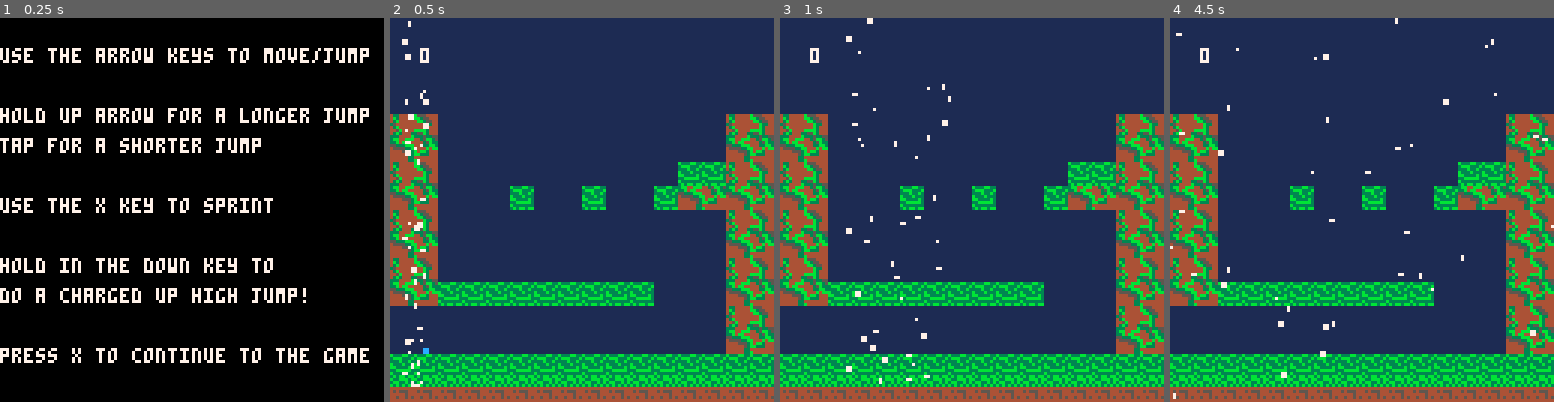
Above: before the commit, frames 1-4 (left to right).
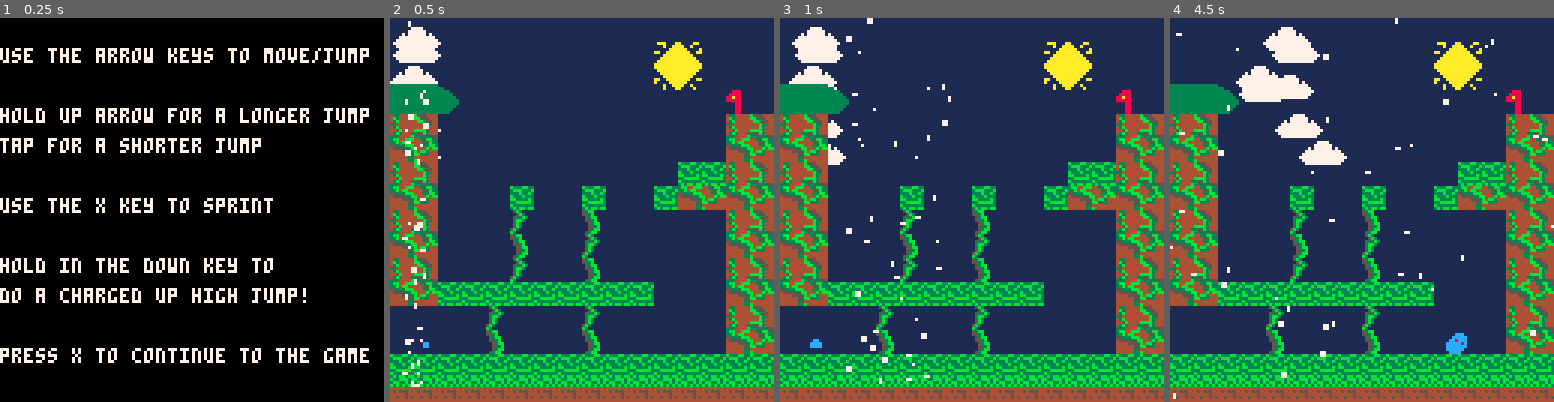
Above: after the commit, the same moments.

Repository: Kaznae/438_final
Game: PICO-8 cartridge experimental.p8
Two runs of this game, one before a commit and one after it. Both use one fixed random seed, a clock stepped at 60 frames per second and the inputs below.
Inputs:
- Up to frame 1 (0.25 s): no input
- Up to frame 2 (0.5 s): tap X (X key) at 0.33 s
- Up to frame 3 (1 s): tap O (Z key) at 0.7 s
- Up to frame 4 (4.5 s): tap X (X key) at 1.07, 1.85, 2.97, 4.08 s; hold Right 1.6-2.1 s; tap O (Z key) every 0.4 s from 1.7 to 4.1 s; hold Up 2.15-2.42 s; hold Right 2.47-3.03 s; hold Left 3.08-3.58 s; hold Down 3.63-3.97 s; hold Right from 4.02 s (still down)

Frame 1 is identical in both runs. In frame 2, 5.3% of the frame differs, in the area x 0-92%, y 2-88%; in frame 3, 5.7%; in frame 4, 7.7%.

Commit message:
added clouds

Diff:
--- a/experimental.p8
+++ b/experimental.p8
@@ -11,6 +11,7 @@
 	a_friction = .97
 	gravity = 0.25
 	solid_flag = 1
+	wall_flag = 2
 	deadly_flag = 3
 	paint_flag = 4
 	goal_flag = 7
@@ -24,7 +25,8 @@
 		charge = 5,
 		sliding = 19,
 		spawn = 32,
-		sand = 77
+		sand = 77,
+		cloud = 101
 	}
 
 	--global vars
@@ -185,10 +187,15 @@
 
 		create_classes()
 		parts = {}
+		clouds = {}
 		on_map={}
 
 		for c = 0,40 do
 			parts[c] = make_snow()
+		end
+
+		for z = 1,7 do
+			clouds[z] = make_cloud()
 		end
 end
 
@@ -220,6 +227,12 @@
 
 		rectfill(0,0,128,128,1)
 
+		if world == 1 then
+			foreach(clouds,function(cloud)
+				spr(sprites.cloud,cloud.x,cloud.y,2,1)
+			end)
+		end
+
 		map(0+mapx_ofst,0,0,0,16,16,1)
 
 		if plr.clr == "red" then
@@ -228,6 +241,7 @@
 		--spr(plr.sprite,plr.x,plr.y,1,1,plr.face_r)
 		plr.draw()
 		pal()
+		--draw every object on the map
 		foreach(on_map,function(obj)
 			obj.type.draw(obj)
 		end)
@@ -235,17 +249,18 @@
 			updates = on_map[1].x
 		end
 		--draw snow/sand
-		for i = 1,#parts do
-			local temp = parts[i]
-			rectfill(temp.x,temp.y,temp.x+0.5,temp.y+0.5,7)
-		end
-
-		print(updates,10,10,7)
+		--if world == 2 then
+			for i = 1,#parts do
+				local temp = parts[i]
+				rectfill(temp.x,temp.y,temp.x+0.5,temp.y+0.5,7)
+			end
+		--end
+
 		--uncomment to debug
 
 		--print("wall_jumps: "..plr.wall_jumps,10,10,7)
 		--print("x:"..plr.x.." dy:"..plr.dy,16,16,7)
-		--print(plr.on_wall,20,20,5)
+		--print(#clouds,20,20,5)
 		--print(wall_x,30,30,5)
 	end
 end
@@ -260,6 +275,8 @@
 	else
 		plr.update()
 
+		--call the update function
+		--for any object on the map
 		foreach(on_map,function(obj)
 			move(obj)
 			if obj.type.update ~= nil then
@@ -283,6 +300,7 @@
 		physics_update()
 		part_tick +=1
 		particle_update()
+		clouds_update()
 	end
 end
 -->8
@@ -507,6 +525,27 @@
 		start_tick = part_tick
 		}
 	return snow
+end
+
+function make_cloud()
+	local start = flr(rnd(42))
+	cld = {
+		x = 0,
+		y = start,
+		starty = start,
+		spd = rnd(0.5),
+		start_tick = part_tick
+		}
+	return cld
+end
+
+function clouds_update()
+	for i = 1,#clouds do
+		clouds[i].x+=clouds[i].spd
+		if clouds[i].x > 128 then
+			clouds[i] = make_cloud()
+		end
+	end
 end
 
 function particle_update()
@@ -671,14 +710,14 @@
 444444440000000000000000000000000655560000555550005555500000000000553b0044444453bb333444a0000aaaaaa00000000000000000000000000000
 44444444000000003333333300000000065556000005550000055500000000000053bb004444443344444444000a00aaaa00a000000000000000000000000000
 4444444400000033333333333300000006555600000000000000000000000000053bb00044444433b4444444000a000aa0000a00000000000000000000000000
-0b0b0b0b000033333333333333330000000000000000000000000000000000000000000000000000000000000000000000000000000000000000000000000000
-b3b3b3b3000333333333333333333000000000000000000000000000000000000000000000000000000000000000000000000000000000000000000000000000
-33333333003333333333333333333300000000000000000000000000000000000000000000000000000000000000000000000000000000000000000000000000
-b3b3b3b3033333333333333333333330000000000000000000000000000000000000000000000000000000000000000000000000000000000000000000000000
-bbbbbbbb033333333333333333333330000000000000000000000000000000000000000000000000000000000000000000000000000000000000000000000000
-00000000003333333333333333333300000000000000000000000000000000000000000000000000000000000000000000000000000000000000000000000000
-00000000000333333333333333333000000000000000000000000000000000000000000000000000000000000000000000000000000000000000000000000000
-00000000000033333333333333330000000000000000000000000000000000000000000000000000000000000000000000000000000000000000000000000000
+0b0b0b0b000033333333333333330000000000550000007777000000000000000000000000000000000000000000000000000000000000000000000000000000
+b3b3b3b3000333333333333333333000000055660000077777700000000000000000000000000000000000000000000000000000000000000000000000000000
+33333333003333333333333333333300005566660007077777707000000000000000000000000000000000000000000000000000000000000000000000000000
+b3b3b3b3033333333333333333333330556666660077777777777700000000000000000000000000000000000000000000000000000000000000000000000000
+bbbbbbbb033333333333333333333330556666660777777777777770000000000000000000000000000000000000000000000000000000000000000000000000
+00000000003333333333333333333300005566667777777777777777000000000000000000000000000000000000000000000000000000000000000000000000
+00000000000333333333333333333000000055660777777777777770000000000000000000000000000000000000000000000000000000000000000000000000
+00000000000033333333333333330000000000550077777777777700000000000000000000000000000000000000000000000000000000000000000000000000
 00000000000000000000000000000000000000000000000000000000000000000000000000000000000000000000000000000000000000000000000000000000
 00000000000000000000000000000000000000000000000000000000000000000000000000000000000000000000000000000000000000000000000000000000
 00000000000000000000000000000000000000000000000000000000000000000000000000000000000000000000000000000000000000000000000000000000
@@ -709,7 +748,7 @@
 00000000000000000000000000000000000000000000000000000000000000000000000000000000000000000000000000000000000000000000000000000000
 00000000000000000000000000000000000000000000000000000000000000000000000000000000000014141414141414141414141414141414000000000000
 __gff__
-0000000000000000000000000000000000000000000000000000000000000000000000000000000000000000000000000000000000000000000000000000000001010101010303800003030000000000030000000910100000030300000000000100000000000000000000000000000000000000000000000000000000000000
+0000000000000000000000000000000000000000000000000000000000000000000000000000000000000000000000000000000000000000000000000000000003030307030707810107070101000000030101010910100001070701010000000301010100000000000000000000000000000000000000000000000000000000
 0000000000000000000000000000000000000000000000000000000000000000000000000000000000000000000000000000000000000000000000000000000000000000000000000000000000000000000000000000000000000000000000000000000000000000000000000000000000000000000000000000000000000000
 __map__
 0000000000000000000000000000000000000000000000000000000000000000000000000000000000000000000000000000000000000000000000000000000000000000000000000000000000000000000000000000000000000000000000000000000000000000000000000000000000000000000000000000000000000000
